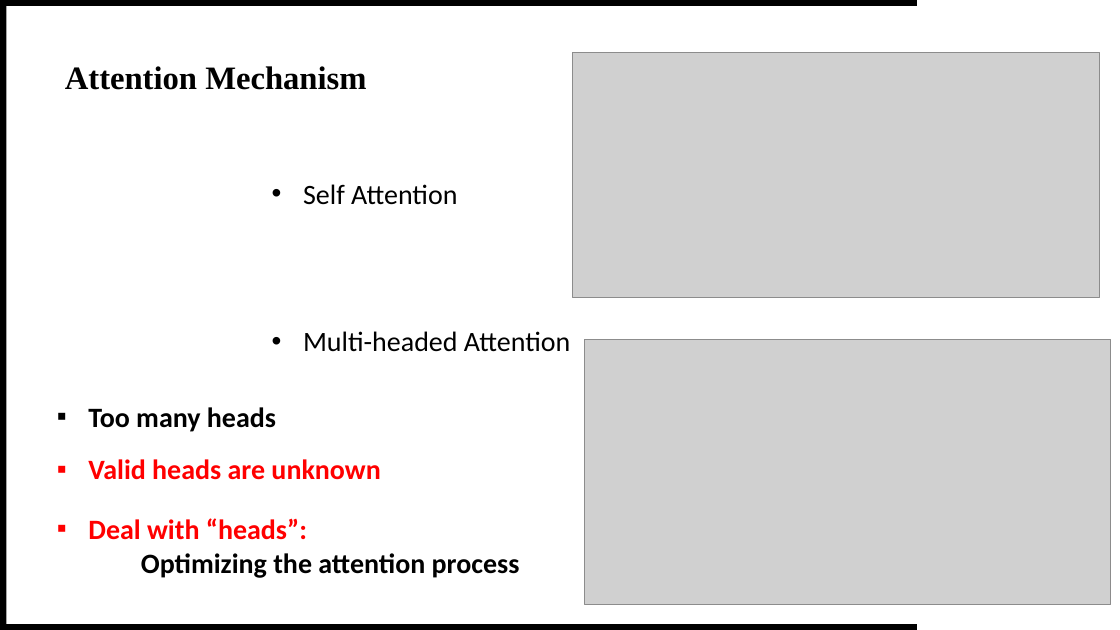
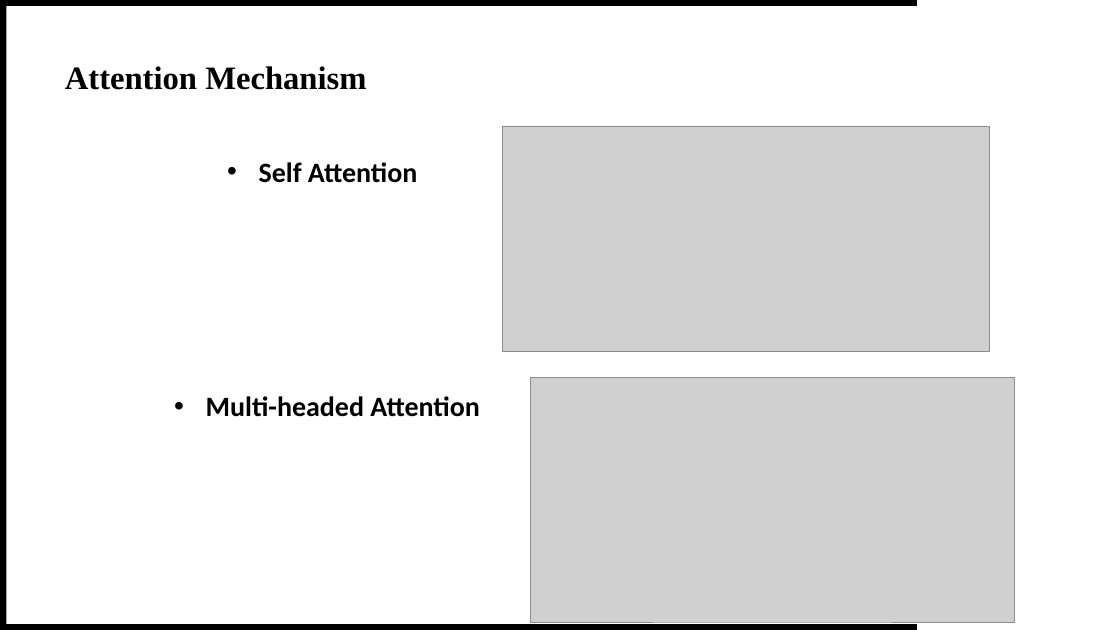
Before and after one commit to theQuert/inlpfun, a slide deck: slide 8 of Lab/REP.pptx. Drawn at 1120x630 pixels with LibreOffice and Linux fonts; fonts in the diff are those of the drawing; grey boxes stand for pictures; background and template pictures are left out. Boxes give left, top, right and bottom in pixels: in the first picture for what was removed or moved away, otherwise in the second. Text is boxed around its words. In the diff, an @@ line names an element or a change of style, - is before the commit and + after.

```diff
--- a/Lab/REP.pptx
+++ b/Lab/REP.pptx
@@ picture: place and size @@
-picture at (573,52,1101,297)
+picture at (503,126,990,352)
@@ text "Self Attention": place and size @@
-text "Self Attention" at (303,184,457,205)
+text "Self Attention" at (259,162,417,183)
@@ text "Self Attention" at (259,162,417,183): bold on @@
@@ text "Multi-headed Attention" at (206,396,479,417): bold on @@
@@ text "Multi-headed Attention": place and size @@
-text "Multi-headed Attention" at (303,331,570,352)
+text "Multi-headed Attention" at (206,396,479,417)
@@ picture: place and size @@
-picture at (585,339,1111,605)
+picture at (530,377,1015,622)
@@ text removed at (88,407,276,432) @@
-▪ Too many heads
@@ text removed at (88,459,380,480) @@
-▪ Valid heads are unknown
@@ text removed at (88,518,520,578) @@
-▪ Deal with “heads”:
-  Optimizing the attention process
```
Also in this commit, not shown: 8 other slides changed, 2 slides added, 6 other files.
